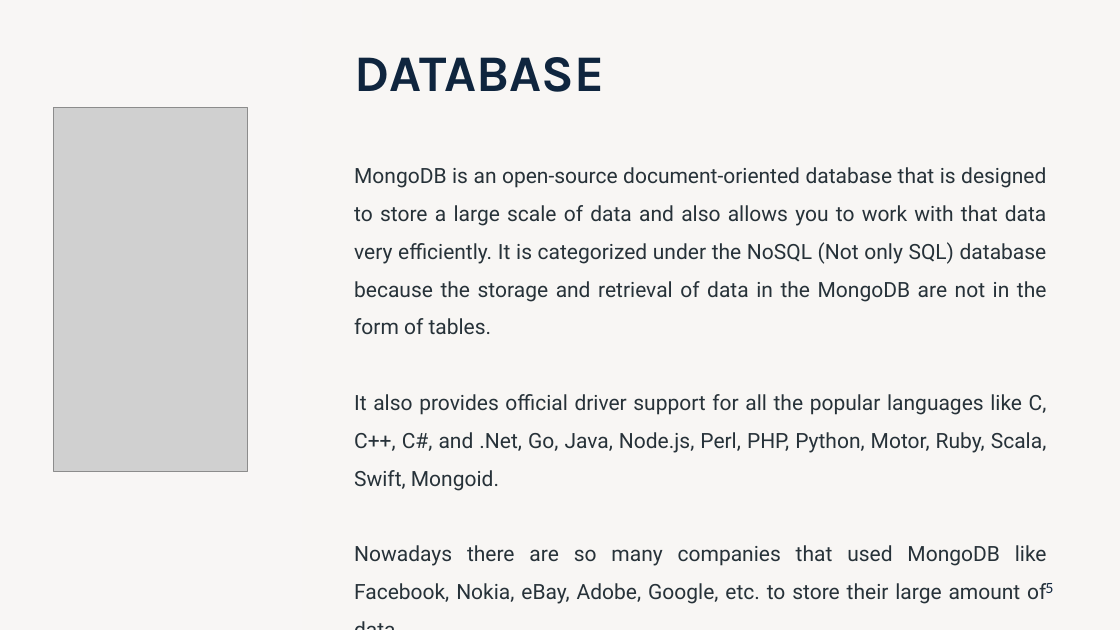
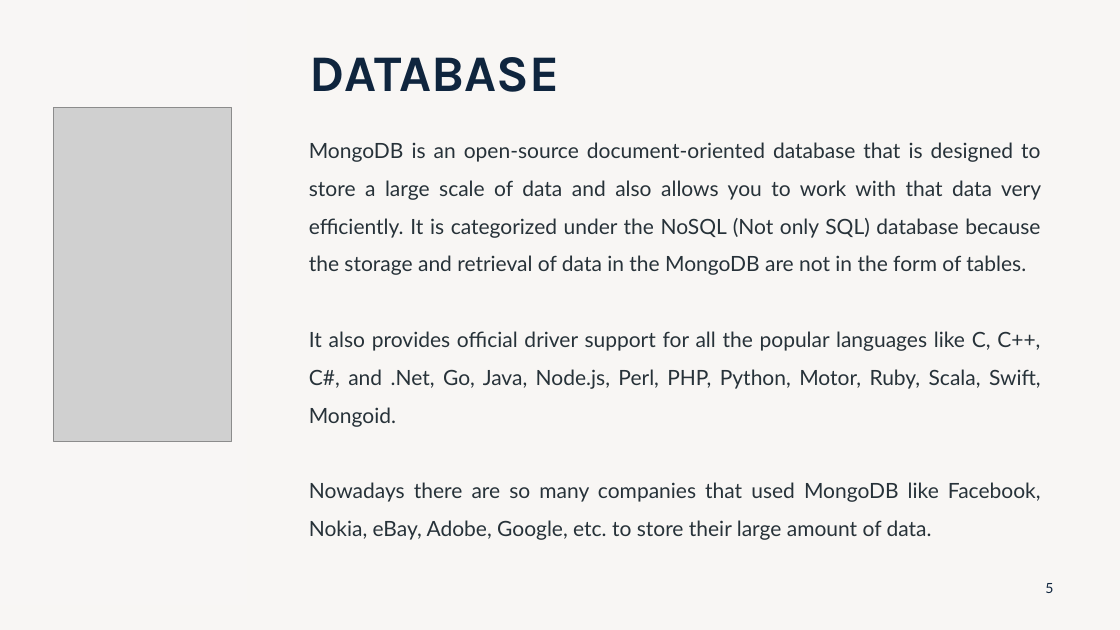
Before and after one commit to vishwanath231/docker-voting-app, a slide deck: slide 5 of doc/E-VOTING APPLICATION.pptx. Drawn at 1120x630 pixels with LibreOffice and Linux fonts; fonts in the diff are those of the drawing; grey boxes stand for pictures. Boxes give left, top, right and bottom in pixels: in the first picture for what was removed or moved away, otherwise in the second. Text is boxed around its words. In the diff, an @@ line names an element or a change of style, - is before the commit and + after.

```diff
--- a/doc/E-VOTING APPLICATION.pptx
+++ b/doc/E-VOTING APPLICATION.pptx
@@ rectangle: place and size @@
-rectangle at <box>0,0,302,630</box>
+rectangle at <box>0,0,247,605</box>
@@ title "DATABASE": place and size @@
-title "DATABASE" at <box>354,57,604,92</box>
+title "DATABASE" at <box>309,57,559,92</box>
@@ picture: place and size @@
-picture at <box>54,108,248,471</box>
+picture at <box>54,108,232,442</box>
@@ text "MongoDB is an open-source document-oriented ...": place and size @@
-text "MongoDB is an open-source document-oriented ..." at <box>354,167,1047,604</box>
+text "MongoDB is an open-source document-oriented ..." at <box>309,142,1041,540</box>
@@ text "MongoDB is an open-source document-oriented ..." at <box>309,142,1041,540</box>: font Roboto to Lato @@
```
Also in this commit, not shown: 2 other slides changed, 2 slides added, 1 other file.
